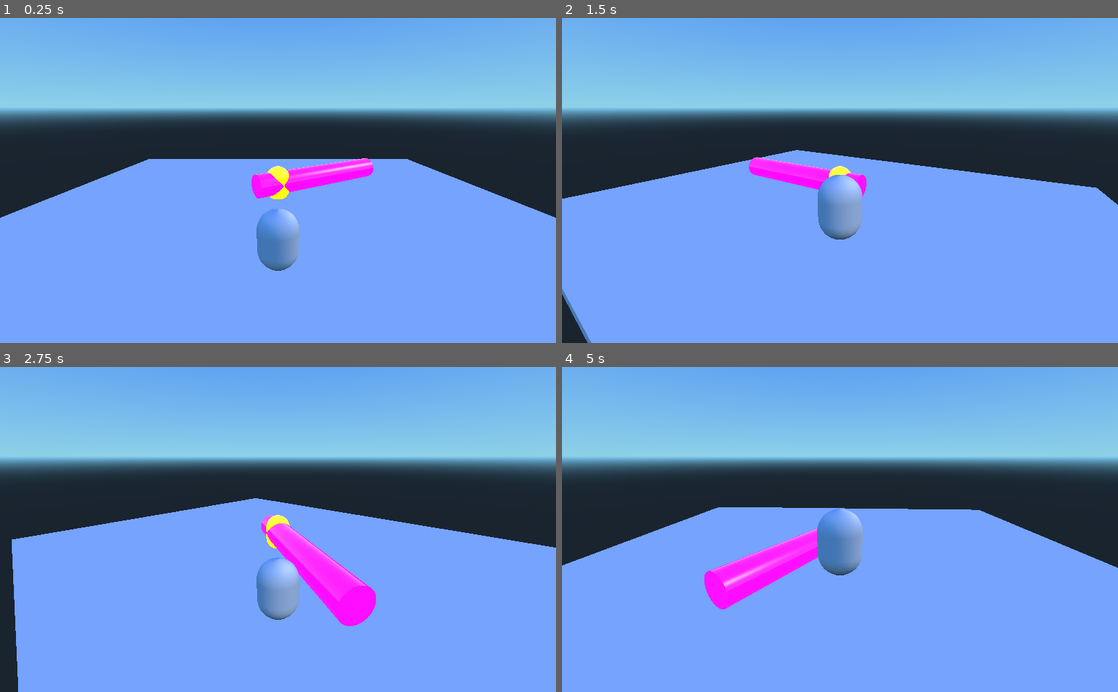
Above: before the commit, frames 1-4 (two rows, left to right).
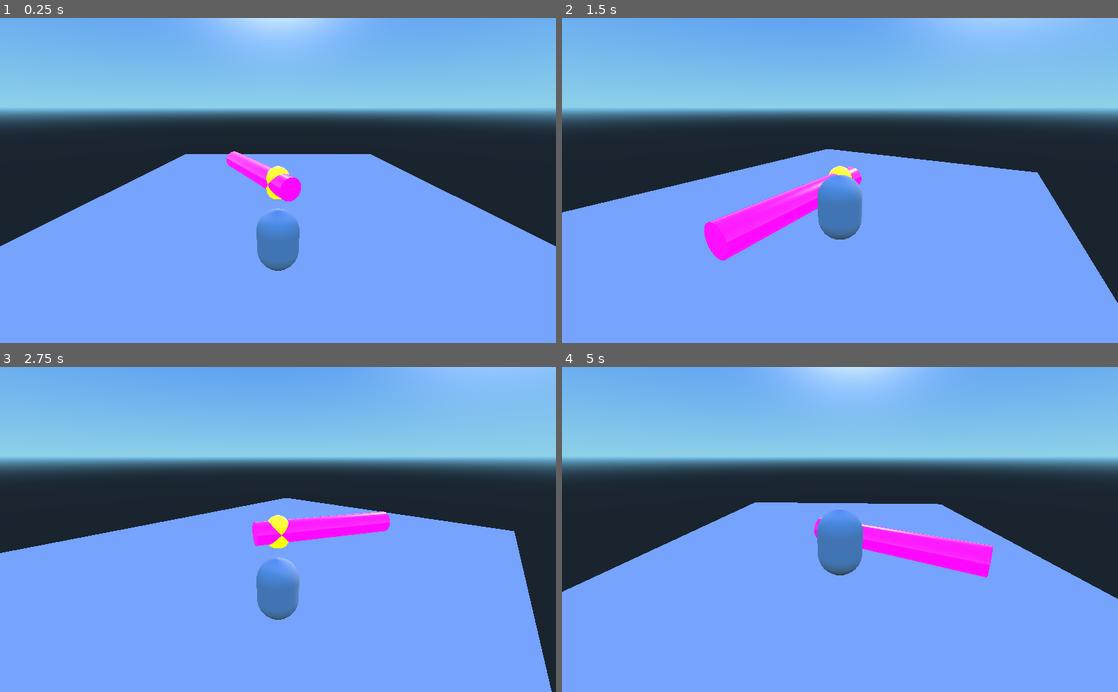
Above: after the commit, the same moments.

Repository: guimafelipe/gamejaaj
Game: Godot game, scene res://Teste/TestMap.tscn
Two runs of this game, one before a commit and one after it. Both use one fixed random seed, a clock stepped at 60 frames per second and the inputs below. The project has no main scene, so this scene is started directly.
Inputs:
- Up to frame 1 (0.25 s): no input
- Up to frame 2 (1.5 s): hold D (move_right) 0.53-1.28 s; tap Space (jump) at 0.77 s; hold A (move_left) from 1.28 s (still down)
- Up to frame 3 (2.75 s): tap Space (jump) at 1.52 s; release A (move_left) at 2.03 s; hold D (move_right) from 2.03 s (still down)
- Up to frame 4 (5 s): tap Space (jump) at 3.02, 3.77, 4.52 s; release D (move_right) at 3.53 s; hold A (move_left) from 3.53 s (still down)

The runs differ from the first frame. In frame 1, 8.7% of the frame differs, in the area x 0-100%, y 0-77%; in frame 2, 11%; in frame 3, 11%; in frame 4, 12%, in the area x 0-100%, y 0-75%.

Commit message:
using velocity in the end, made it work wll

Diff:
--- a/Assets/Gugu/Gugu.gd
+++ b/Assets/Gugu/Gugu.gd
@@ -1,8 +1,10 @@
 extends KinematicBody
 
+# Constants for better code
 const RIGHT = 1
 const LEFT = -1
 
+# Variables related to movimentation
 var speed = 500
 var direction = Vector3()
 var angle = 0
@@ -11,48 +13,59 @@
 var rotation_radius
 var gravity = -9.8
 var velocity = Vector3()
+var pos_after
+var pos_before
 
+# Variables related to animation
 var is_moving # check if it's moving and animation not playing to enable walk animation
 var must_rotate # check only if it's moving to rotate mesh
 
+# Variables related to player state
+var lifes = 3
 
 func _ready():
 	self.angle = atan2(translation.x, translation.z)
 
-func _process(delta):
-	pass
+# Hp fuctions
+func set_hp(value):
+	if(value >= 0):
+		self.lifes = value
 
+func take_damage(value):
+	if(value >= 0):
+		lifes = max(0, lifes - value)
+
+
+# Player movimentation
 func set_center(new_center):
 	self.rotation_center = new_center
 	self.rotation_radius = self.global_transform.origin.distance_to(new_center)
-
-func change_camera_parent():
-	var par_dest = get_node("..")
-	pass #todo
 
 func _physics_process(delta):
 	direction = Vector3(0, 0, 0)
 	#var camera = $Target/Camera
 	#var cam_xform = camera.get_global_transform()
+	var old_angle = angle
 	if (Input.is_action_pressed("move_left")):
+		angle -= delta * angularSpeed
+	if (Input.is_action_pressed("move_right")):
 		angle += delta * angularSpeed
-	if (Input.is_action_pressed("move_right")):
-		angle -= delta * angularSpeed
 
 	# Testar também setar a posição manualmente
-	var pos_before = self.global_transform.origin
-	var pos_after = Vector3(rotation_center.x + rotation_radius * cos(angle),
-		pos_before.y, rotation_center.z + rotation_radius * sin(angle))
+	pos_before = self.global_transform.origin
+	pos_after = Vector3(rotation_center.x + rotation_radius * sin(angle),
+		pos_before.y, rotation_center.z + rotation_radius * cos(angle))
 
-	var pos_var = pos_after - pos_before
-
-	# self.translate(pos_var)
-
-	self.translation = pos_after
+	# self.translation = pos_after
 
 	velocity.y += gravity * delta
-	velocity.x = 0
-	velocity.z = 0
+	if(angle != old_angle):
+		var pos_var = pos_after - pos_before
+		velocity.x = pos_var.x/delta
+		velocity.z = pos_var.z/delta
+	else:
+		velocity.x = 0
+		velocity.z = 0
 
 	if velocity.y > 0:
 		gravity = -20
@@ -74,6 +87,7 @@
 
 	#HANDLING ANIMATION AND ROTATION
 	#vou ter que mudar isso no futuro para pôr animação de pulo
+	#preciso de outra maneira de identificar movimentação
 	is_moving = (velocity.x or velocity.y or velocity.z != 0) #and !$CollisionShape/CharacterMesh/AnimationPlayer.is_playing()
 	must_rotate = (velocity.x or velocity.y or velocity.z != 0)
 
